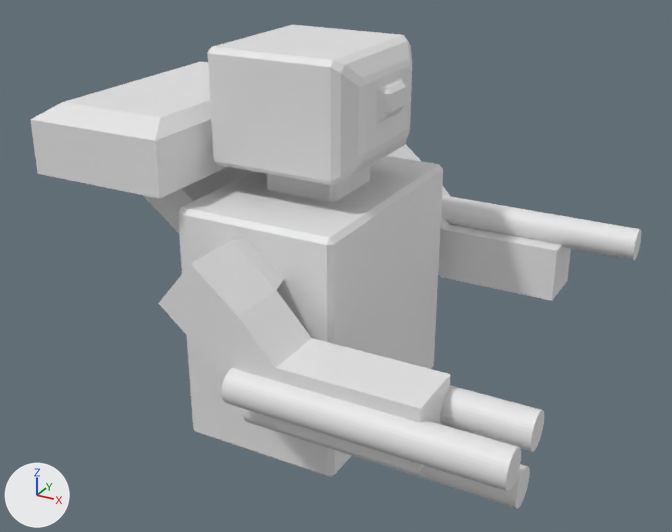
Before and after pictures for a commit that changed the Blender file Assets/Assets/3D/robotTop.blend.
One viewpoint serves both versions: a 50 mm camera at (5.85, -10.15, 5.6) aimed at (0.39, -0.24, 0.64). Lighting does not change. The marker at lower left points along +X, +Y and +Z.

Script lines for the objects in view, before the commit:
```python
me_cube_001 = bpy.data.meshes.new('Cube.001')
me_cube_001.from_pydata(...)  # 44 vertices, 36 faces; spans x -0.68..0.69, y -1.0..1.0, z -1.0..2.13
# before: 24 (-0.61, -0.61, 1.23), 25 (-0.61, -0.61, 2.13), 26 (-0.61, 0.61, 1.23), 27 (-0.61, 0.61, 2.13), 29 (0.49, -0.61, 1.23)
# before: 30 (0.49, -0.61, 2.13), 33 (0.49, 0.61, 1.23), 35 (0.49, 0.61, 2.13)
me_cube_002 = bpy.data.meshes.new('Cube.002')
me_cube_002.from_pydata(...)  # 20 vertices, 18 faces; spans x -1.0..3.6, y -1.0..2.36, z -7.41..1.0
me_cylinder = bpy.data.meshes.new('Cylinder')
me_cylinder.from_pydata(...)  # a 32-sided cylinder along z spanning x -1.0..1.0, y -1.0..1.0, z -1.0..1.0
me_cylinder_002 = bpy.data.meshes.new('Cylinder.002')
me_cylinder_002.from_pydata(...)  # a 32-sided cylinder along z spanning x -1.0..1.0, y -1.0..1.0, z -1.0..1.0; a 32-sided cylinder along z spanning x 1.14..3.14, y 0.76..2.76, z -1.0..1.0; a 32-sided cylinder along z spanning x -1.0..1.0, y 2.43..4.43, z -1.0..1.0
ob_body = bpy.data.objects.new('Body', me_cube_001)
ob_body.location = (0.0, 0.0, 0.0)
ob_body.scale = (1.65, 1.65, 1.65)
_m = ob_body.modifiers.new('Bevel', 'BEVEL')
ob_hands = bpy.data.objects.new('hands', me_cube_002)
ob_hands.location = (0.0, -2.34, 0.99)
ob_hands.rotation_euler = (0.0, -0.874, 0.0)  # degrees (0, -50, 0)
ob_hands.scale = (0.39, 0.39, 0.39)
_m = ob_hands.modifiers.new('Mirror', 'MIRROR')
_m.use_axis = (False, True, False)
_m.mirror_object = ob_body
ob_normal = bpy.data.objects.new('Normal', me_cylinder)
ob_normal.location = (2.08, 2.38, 0.66)
ob_normal.rotation_euler = (0.0, 1.571, 0.0)  # degrees (0, 90, 0)
ob_normal.scale = (0.221, 0.221, 1.65)
_m = ob_normal.modifiers.new('Mirror', 'MIRROR')
_m.use_axis = (False, False, False)
_m.mirror_object = ob_hands
ob_shotgun = bpy.data.objects.new('Shotgun', me_cylinder_002)
ob_shotgun.location = (2.08, -2.73, 0.15)
ob_shotgun.rotation_euler = (0.0, 1.571, 0.0)  # degrees (0, 90, 0)
ob_shotgun.scale = (0.221, 0.221, 1.65)
# also in view: 'Rocket Launcher' at (-1.65, 0.0, 1.6)
```
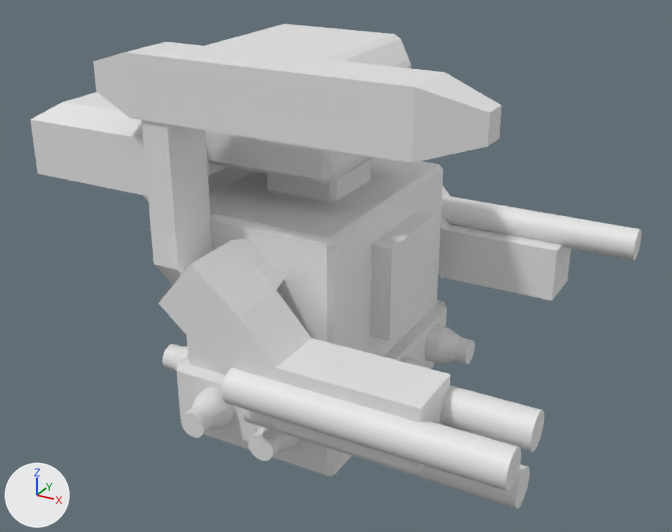
Pixel boxes (x1, y1, x2, y2) of what changed, in the pictures (672 x 532 px; the box of a moved part takes in the faces that stretch with it):
'Body', reshaped
    before: (177, 25, 443, 477)
    after: (186, 24, 443, 477)
'Cube.001', added
    after: (93, 42, 502, 285)
'Cube.002', added
    after: (370, 213, 434, 341)
'Cube', added
    after: (177, 300, 447, 467)
'Cylinder', added
    after: (181, 387, 300, 461)
'Cylinder.001', added
    after: (162, 325, 475, 372)
part 1 of me_cube_001, moved or reshaped
    before: (207, 25, 412, 185)
    after: (205, 24, 411, 184)

The change in detail:
me_cube_001 has 44 vertices, 36 faces and spans x -0.68..0.69, y -1.0..1.0, z -1.0..2.13.
me_cube_001 is used by ob_body; location (0.0, 0.0, 0.0); scale (1.65, 1.65, 1.65).
Part 1, on me_cube_001:
Vertices 24 to 27, 29, 30, 33, 35 of me_cube_001 move by (-0.08, 0.0, 0.0).
Mesh me_cube_005 is new.
It is a box spanning x -1.0..1.0, y -1.0..1.0, z -1.0..1.0.
Mesh me_cube_004 is new.
It has 32 vertices, 30 faces and spans x -1.0..1.33, y -1.0..1.0, z -8.2..1.0.
Mesh me_cylinder_001 is new.
It has 128 vertices, 98 faces and spans x -1.0..1.0, y -1.0..1.0, z -3.59..1.0.
Object 'Cube.002' (ob_cube_002) is new; it shows me_cube_005.
Its location is (0.75, 0.0, 0.6).
Its scale is (0.637, 0.637, 0.637).
Object 'Cube.001' (ob_cube_001) is new; it shows me_cube_004.
Its location is (0.33, -1.97, 3.3).
Its scale is (2.04, 0.364, 0.364).
Object 'Cylinder.001' (ob_cylinder_001) is new; it shows a copy of me_cylinder_001.
Its location is (1.29, 1.11, -0.92).
Its rotation in degrees is (0, 90, 0).
Its scale is (-0.271, -0.271, -0.158).
It gains a ARRAY modifier named 'Array'.
Modifier setting: count = 3.
Modifier setting: relative_offset_displace = (0.0, 2.0, 0.0).
It gains a MIRROR modifier named 'Mirror'.
Modifier setting: mirror_object = ob_cube.
Object 'Cube' (ob_cube) is new; it shows a copy of me_cube_005.
Its location is (0.0, 0.0, -0.95).
Its scale is (1.26, 1.81, 0.412).
It gains a BEVEL modifier named 'Bevel'.
It gains a BOOLEAN modifier named 'Boolean'.
Modifier setting: object = ob_cylinder.
Object 'Cylinder' (ob_cylinder) is new; it shows me_cylinder_001.
Its location is (0.51, -1.77, -0.92).
Its rotation in degrees is (90, 90, 0).
Its scale is (-0.271, -0.271, -0.158).
It gains a ARRAY modifier named 'Array'.
Modifier setting: relative_offset_displace = (0.0, 2.0, 0.0).
It gains a MIRROR modifier named 'Mirror'.
Modifier setting: use_axis = (True, True, False).
Modifier setting: use_bisect_axis = (True, False, False).
Modifier setting: mirror_object = ob_cube.
